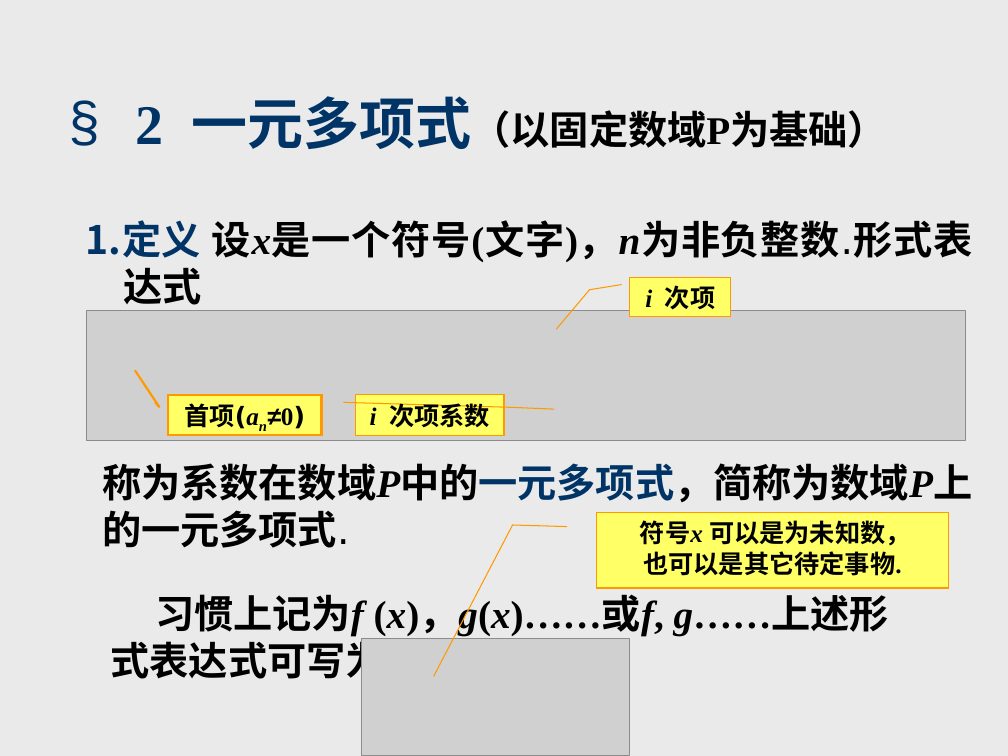
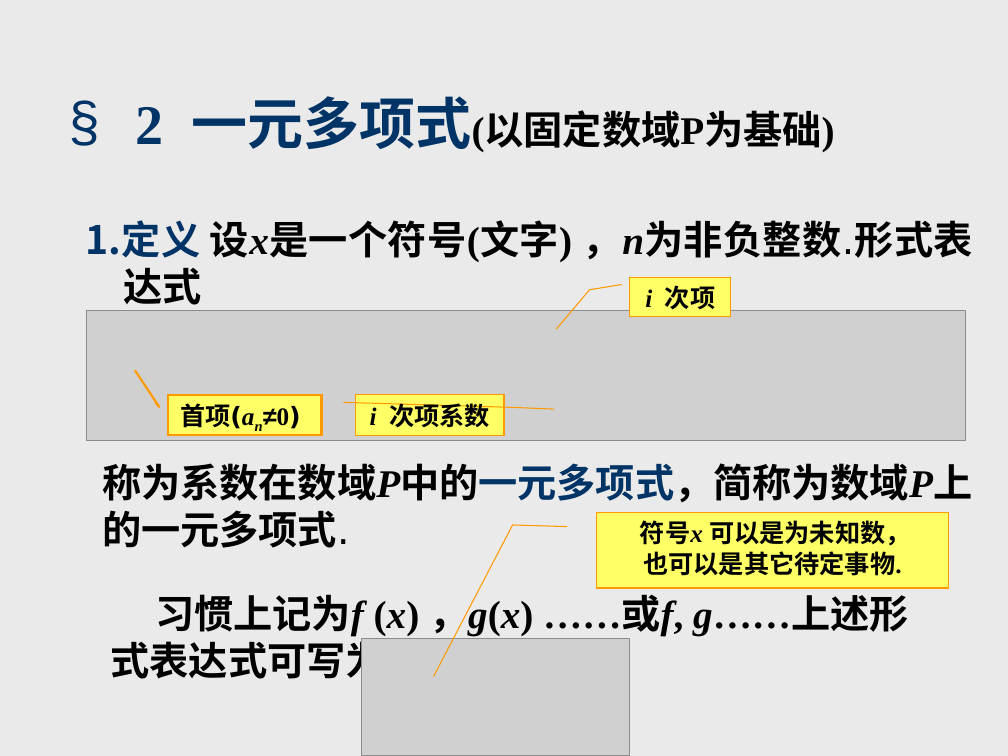
Before and after one commit to zhangbiaomath/zhangbiaomath.github.io, a slide deck: slide 7 of teaching/高等代数/课件/第1章-多项式.ppt. Drawn at 1008x756 pixels with LibreOffice and Linux fonts; fonts in the diff are those of the drawing; grey boxes stand for pictures. Boxes give left, top, right and bottom in pixels: in the first picture for what was removed or moved away, otherwise in the second. Text is boxed around its words. In the diff, an @@ line names an element or a change of style, - is before the commit and + after.

```diff
--- a/teaching/高等代数/课件/第1章-多项式.ppt
+++ b/teaching/高等代数/课件/第1章-多项式.ppt
@@ title at [136, 96, 835, 152]: text changed @@
-§ 2 一元多项式（以固定数域P为基础）
+§ 2 一元多项式(以固定数域P为基础)
@@ text at [85, 220, 973, 311]: spaces changed @@
-1.定义 设x是一个符号(文字)，n为非负整数.形式表达式
+1.定义 设x是一个符号(文字) ，n为非负整数.形式表达式
@@ text at [111, 588, 908, 686]: spaces changed @@
-习惯上记为f (x)，g(x)……或f, g……上述形式表达式可写为
+习惯上记为f (x) ，g(x) ……或f, g……上述形式表达式可写为
```
Also in this commit, not shown: 102 other slides changed.
